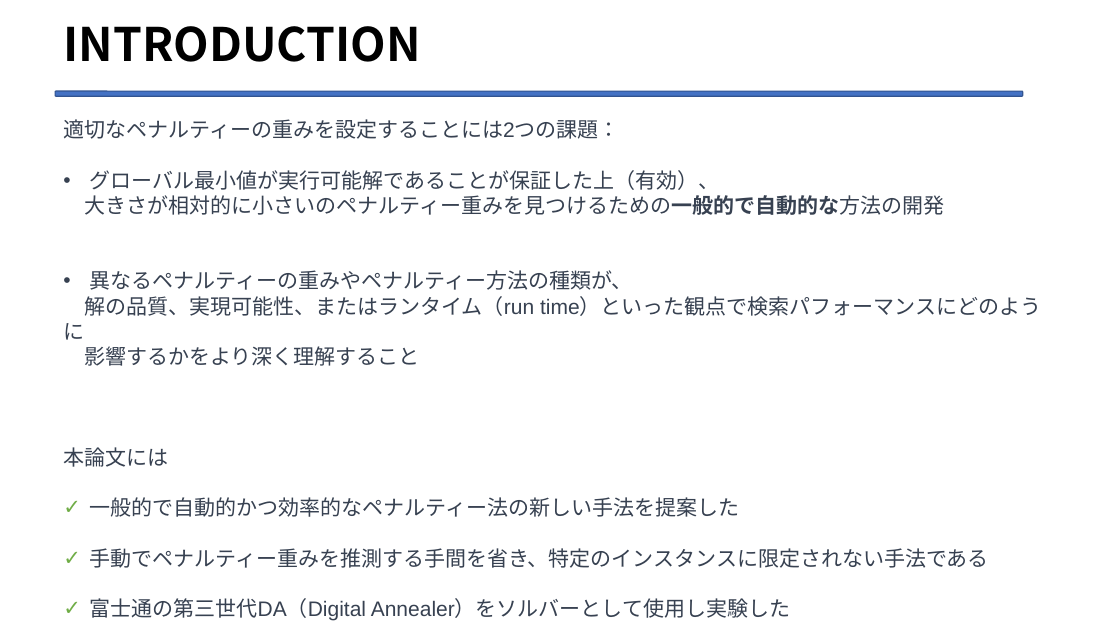
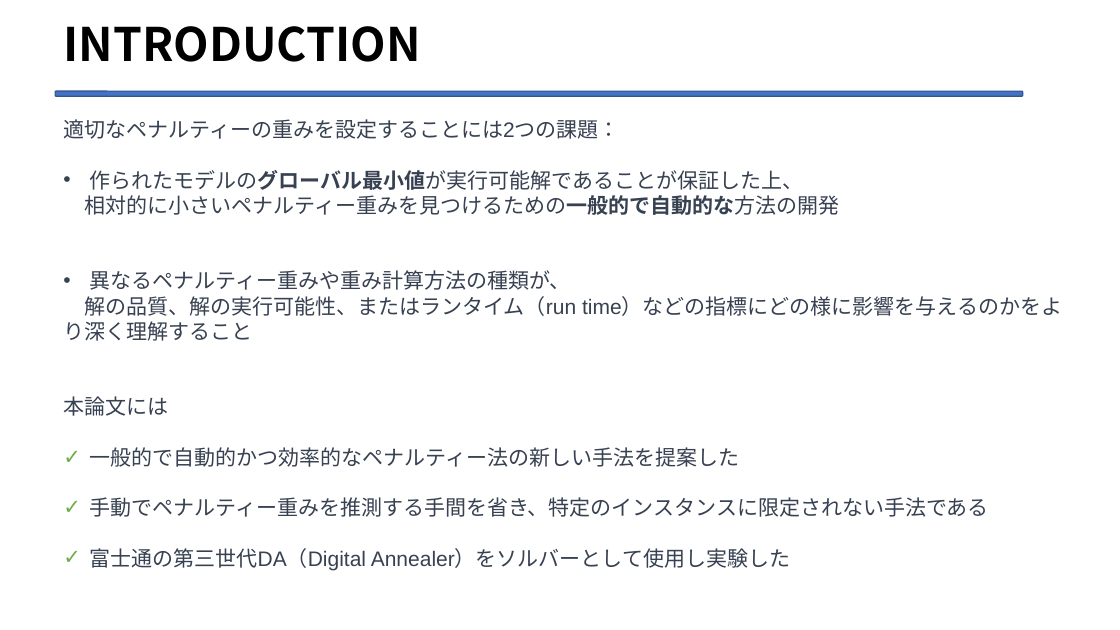
Before and after one commit to Legolas9999/zemi, a slide deck: slide 15 of lcj_ron_zemi2.pptx (slide 12 before the commit). Drawn at 1120x630 pixels with LibreOffice and Linux fonts; fonts in the diff are those of the drawing. Boxes give left, top, right and bottom in pixels: in the first picture for what was removed or moved away, otherwise in the second. Text is boxed around its words. In the diff, an @@ line names an element or a change of style, - is before the commit and + after.

```diff
--- a/lcj_ron_zemi2.pptx
+++ b/lcj_ron_zemi2.pptx
@@ text at box(63, 170, 1062, 341): text changed @@
-• グローバル最小値が実行可能解であることが保証した上（有効）、
-大きさが相対的に小さいのペナルティー重みを見つけるための一般的で自動的な方法の開発
-• 異なるペナルティーの重みやペナルティー方法の種類が、
-解の品質、実現可能性、またはランタイム（run time）といった観点で検索パフォーマンスにどのように
-影響するかをより深く理解すること
+• 作られたモデルのグローバル最小値が実行可能解であることが保証した上、
+相対的に小さいペナルティー重みを見つけるための一般的で自動的な方法の開発
+• 異なるペナルティー重みや重み計算方法の種類が、
+解の品質、解の実行可能性、またはランタイム（run time）などの指標にどの様に影響を与えるのかをより深く理解すること
```
Also in this commit, not shown: 7 other slides changed, 3 slides added, 9 other files.
